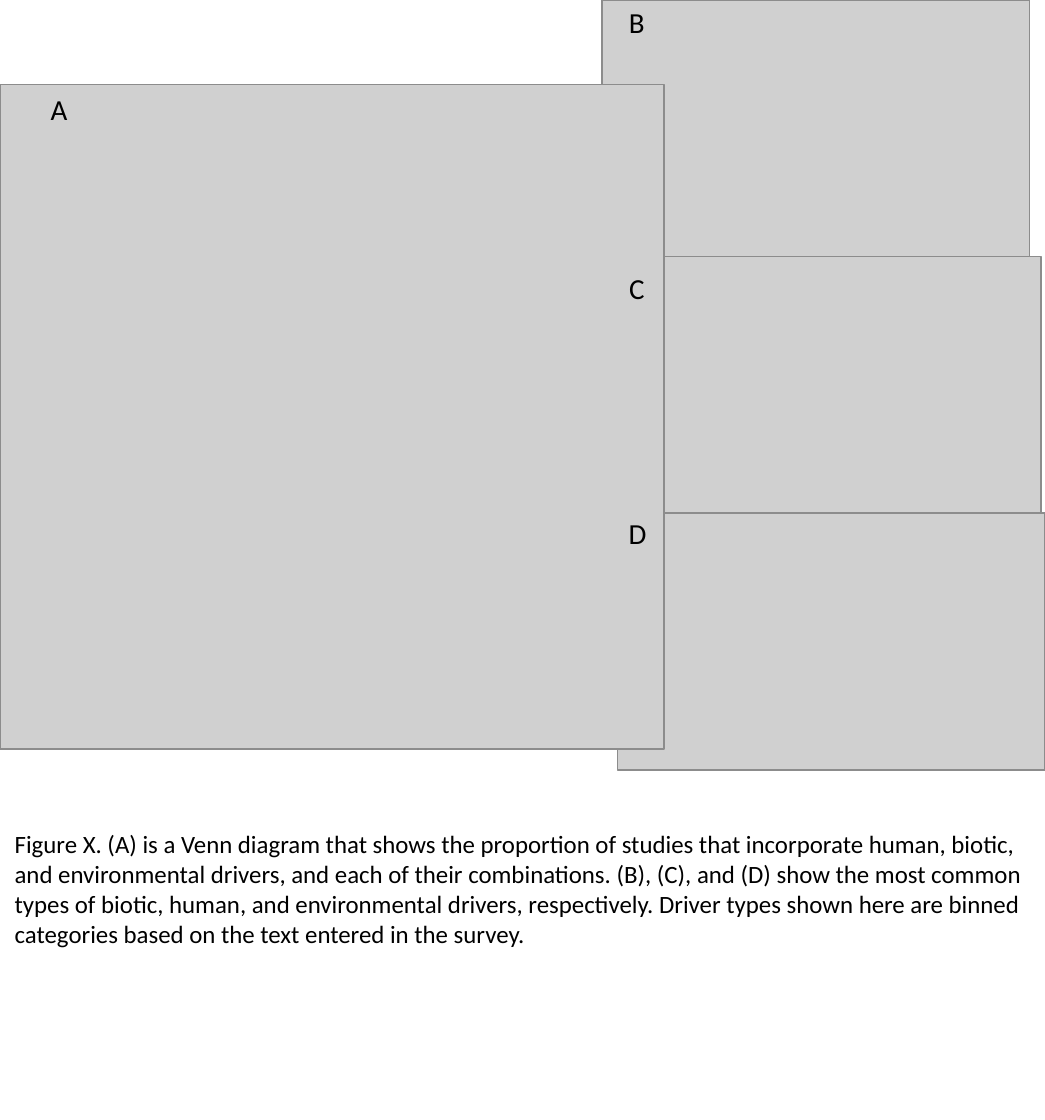
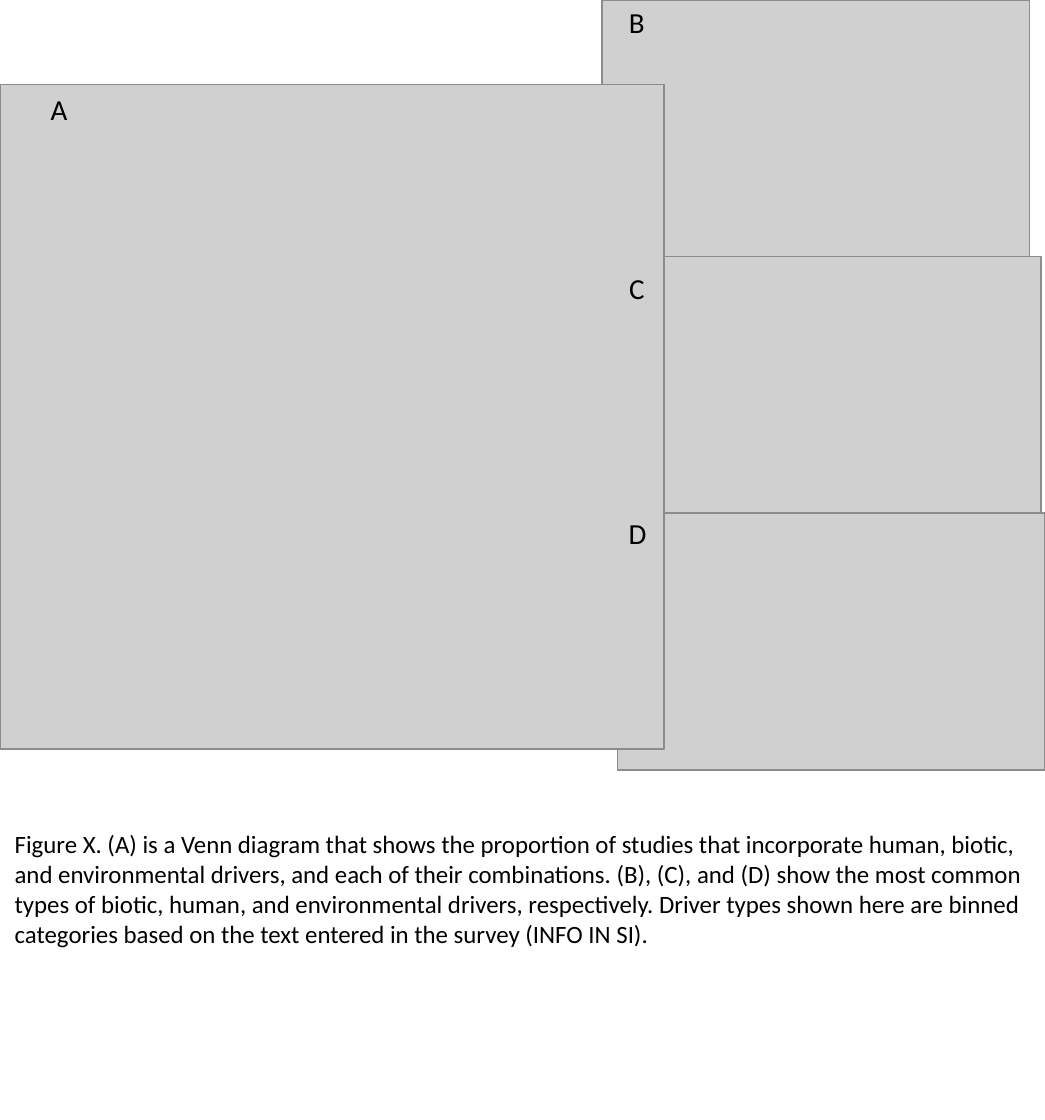
Before and after one commit to caitlintwhite/kremeny_analyses, a slide deck: slide 2 of round2_metareview/analyze_data/final_figs_panels_captions.pptx. Drawn at 1045x1120 pixels with LibreOffice and Linux fonts; fonts in the diff are those of the drawing; grey boxes stand for pictures. Boxes give left, top, right and bottom in pixels: in the first picture for what was removed or moved away, otherwise in the second. Text is boxed around its words. In the diff, an @@ line names an element or a change of style, - is before the commit and + after.

```diff
--- a/round2_metareview/analyze_data/final_figs_panels_captions.pptx
+++ b/round2_metareview/analyze_data/final_figs_panels_captions.pptx
@@ text at <box>15,835,1020,948</box>: text changed @@
-Figure X. (A) is a Venn diagram that shows the proportion of studies that incorporate human, biotic, and environmental drivers, and each of their combinations. (B), (C), and (D) show the most common types of biotic, human, and environmental drivers, respectively. Driver types shown here are binned categories based on the text entered in the survey.
+Figure X. (A) is a Venn diagram that shows the proportion of studies that incorporate human, biotic, and environmental drivers, and each of their combinations. (B), (C), and (D) show the most common types of biotic, human, and environmental drivers, respectively. Driver types shown here are binned categories based on the text entered in the survey (INFO IN SI).
```
Also in this commit, not shown: 2 other slides changed.
